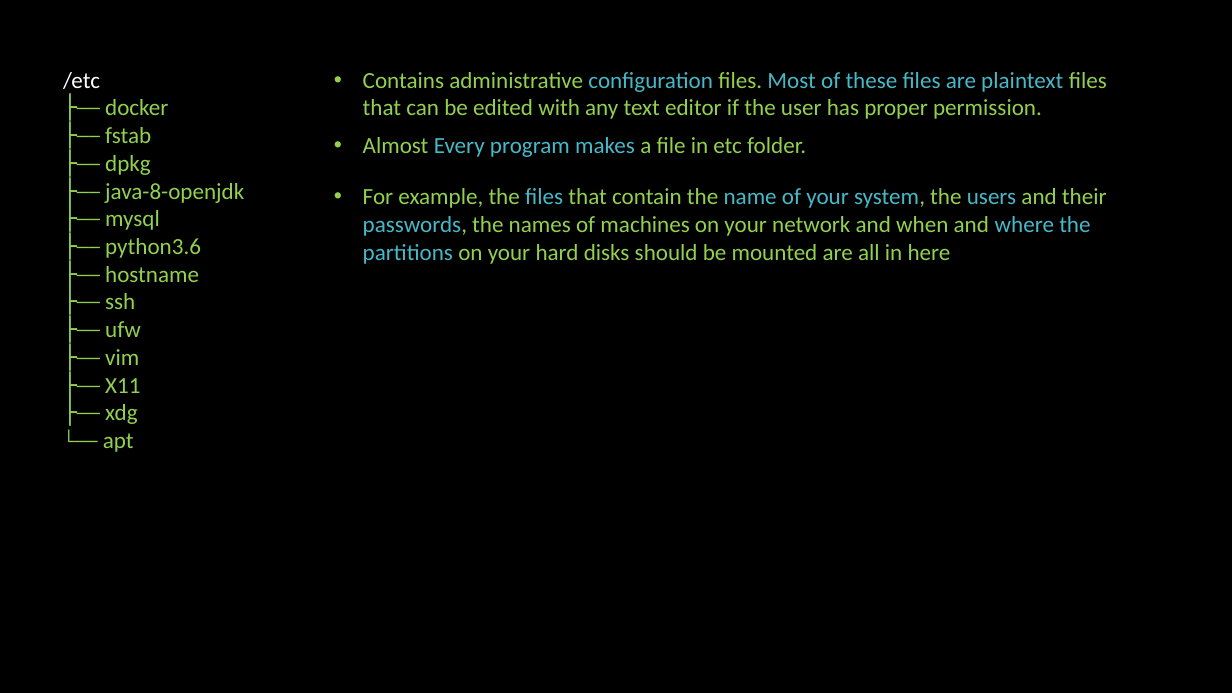
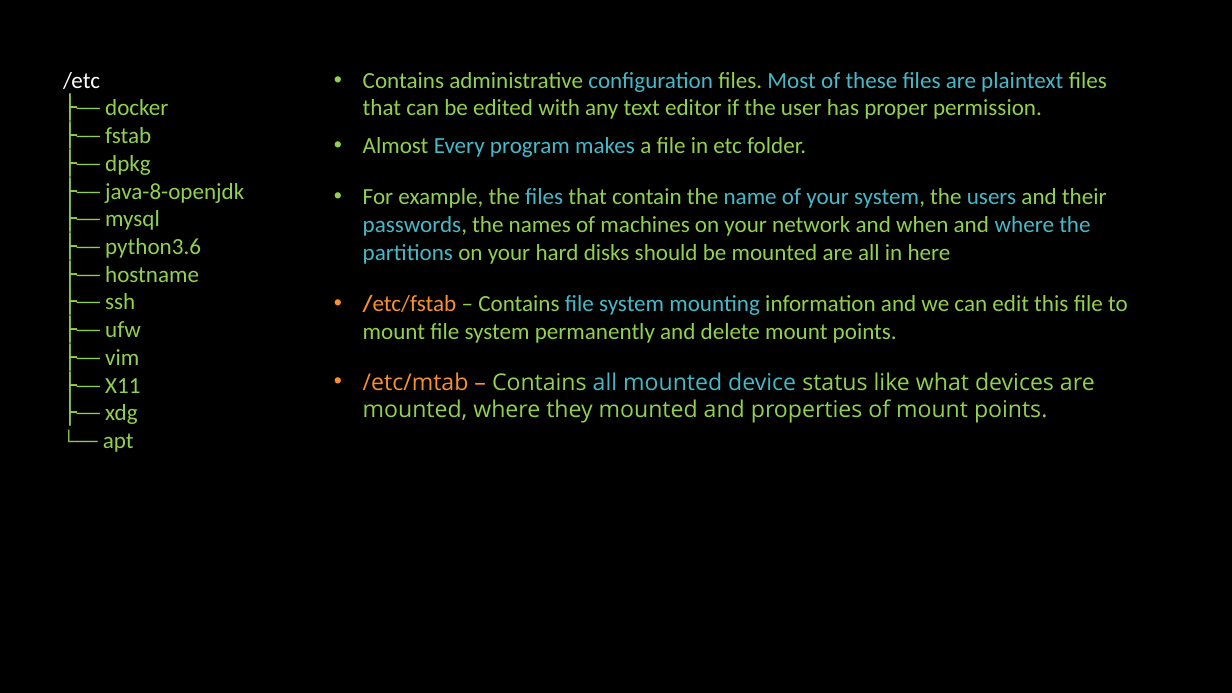
Before and after one commit to linuxfestival/introduction-to-linux-resources, a slide deck: slide 38 of PowerPoint/amirkabir_linux_festival.pptx. Drawn at 1232x693 pixels with LibreOffice and Linux fonts; fonts in the diff are those of the drawing. Boxes give left, top, right and bottom in pixels: in the first picture for what was removed or moved away, otherwise in the second. Text is boxed around its words. In the diff, an @@ line names an element or a change of style, - is before the commit and + after.

Commit message:
FS completed

```diff
--- a/PowerPoint/amirkabir_linux_festival.pptx
+++ b/PowerPoint/amirkabir_linux_festival.pptx
@@ text added at box(363, 294, 1128, 343), 18 pt, text #92D050 @@
+• /etc/fstab – Contains file system mounting information and we can edit this file to mount file system permanently and delete mount points.
@@ text added at box(363, 372, 1095, 423), 18 pt, text #92D050 @@
+• /etc/mtab – Contains all mounted device status like what devices are mounted, where they mounted and properties of mount points.
```
Also in this commit, not shown: 2 other slides changed, 7 slides added.
